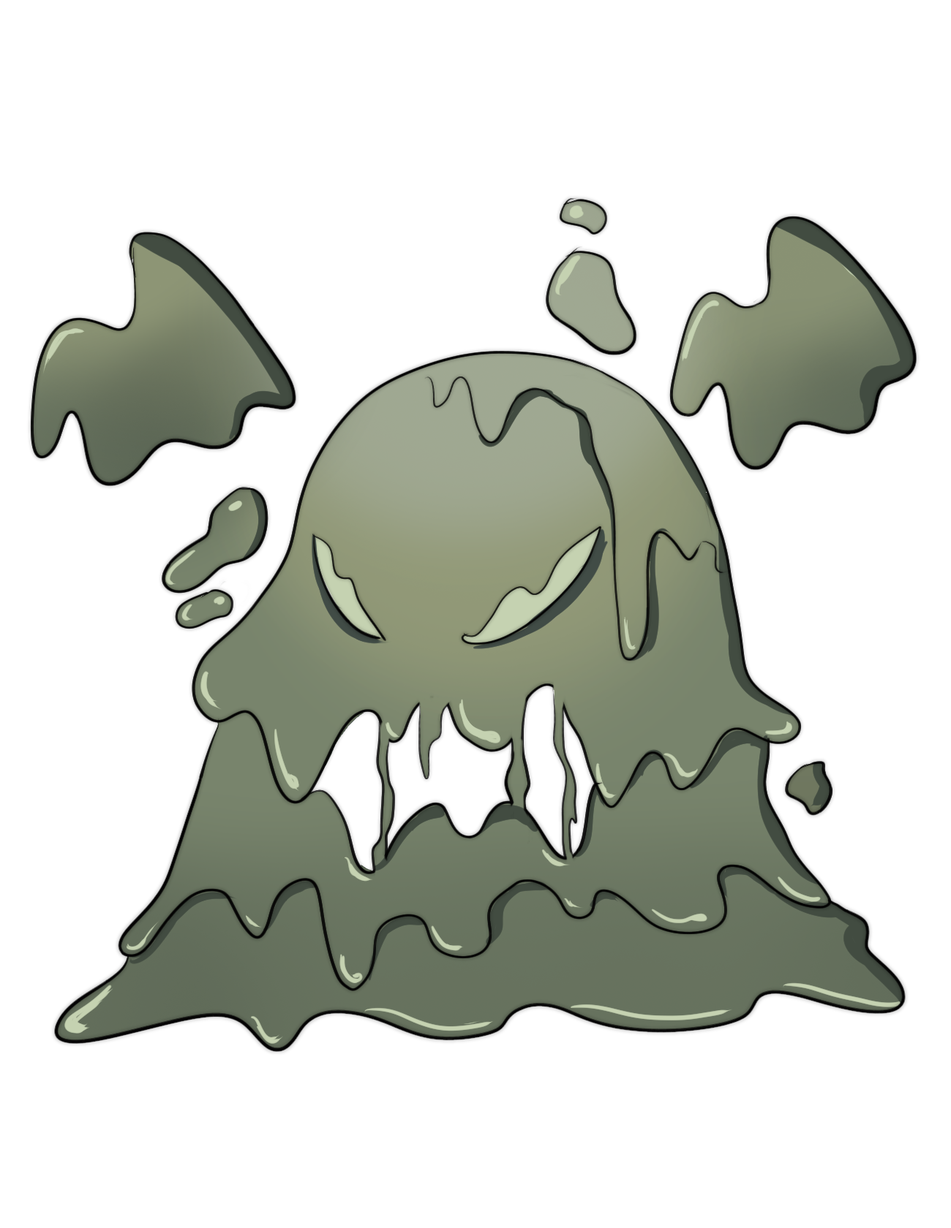
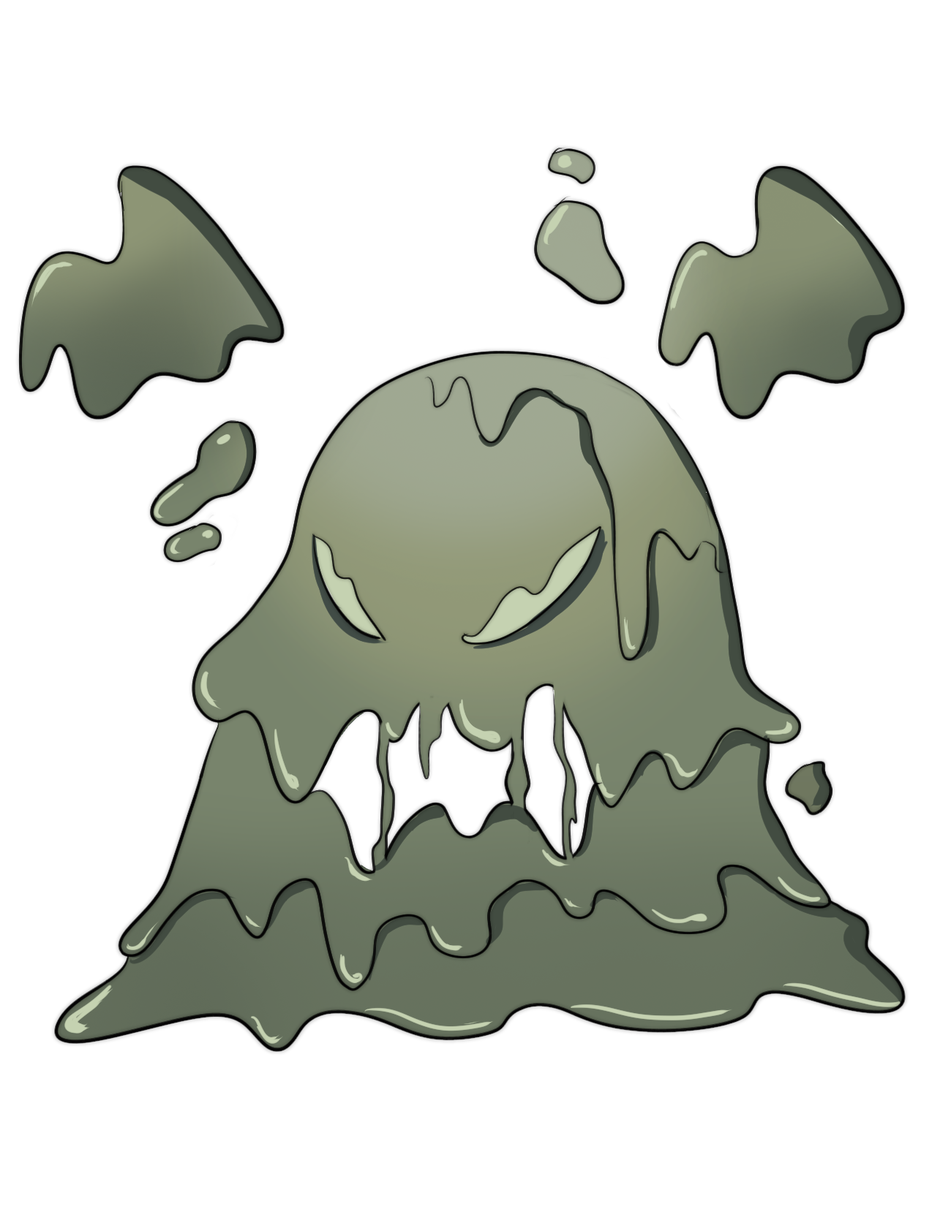
Before/after of a (951, 1228) layered artwork. What changed in the layer stack:
painted on "Layer 4" over [31, 144, 915, 633]
renamed "Layer 1" to "Layer 3", showed it, opacity 26% → 100%, painted on it over [15, 161, 920, 633]
moved "Layer 2" below "Layer 3", painted on it over [26, 194, 920, 633]
